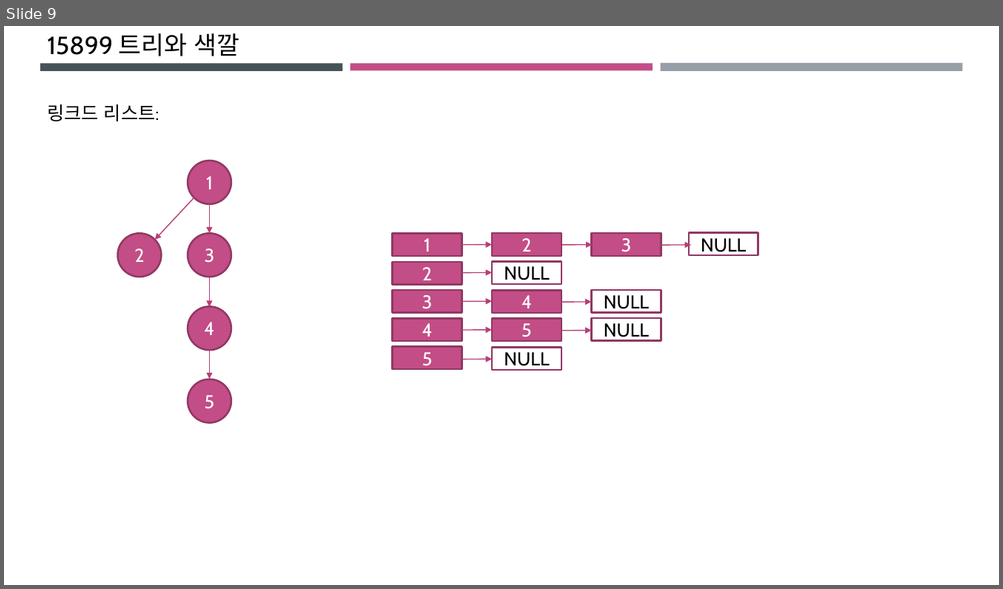
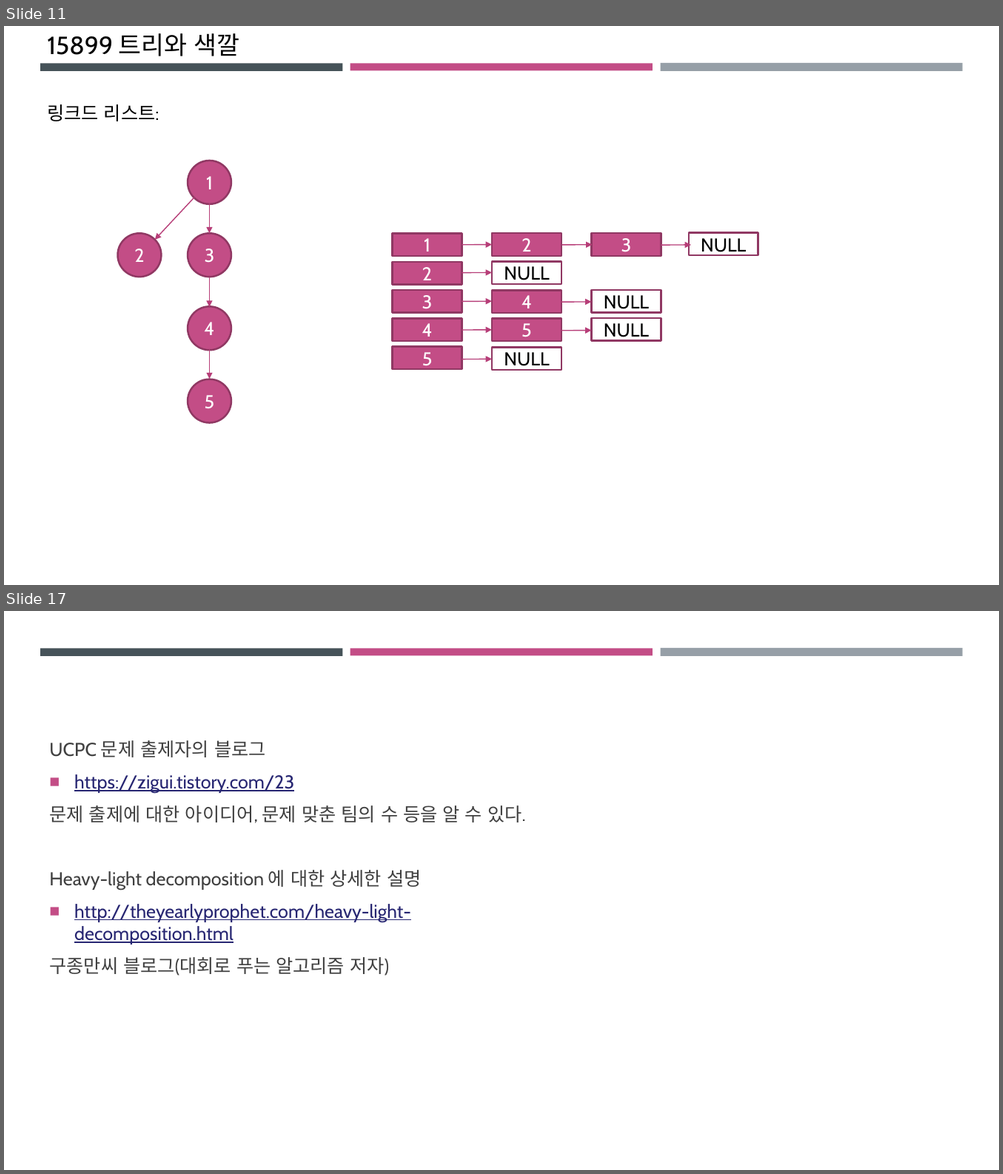
Before and after one commit to ckdgus0505/ACM, a slide deck: PPT 발표자료/UCPC_2018_예선/창현.pptx. Shown one above the other, each under a label of ours: slide 9 before the commit, slides 11 and 17 after it; the slides between them are not shown. The pictures are 1003x589 and 1003x1174 pixels, drawn with LibreOffice and Linux fonts; fonts in the diff are those of the drawing. Boxes give left, top, right and bottom in pixels: in the first picture for what was removed or moved away, otherwise in the second. Text is boxed around its words. In the diff, an @@ line names an element or a change of style, - is before the commit and + after.

```diff
--- a/PPT 발표자료/UCPC_2018_예선/창현.pptx
+++ b/PPT 발표자료/UCPC_2018_예선/창현.pptx
@@ slide 17 added at [4,611,999,1170], background #FFFFFF; not listed: 3 template elements that a slide beside it also shows @@
@@ text added at [49,741,526,976], 18 pt, text #404040 @@
+UCPC 문제 출제자의 블로그
+■ https://zigui.tistory.com/23
+문제 출제에 대한 아이디어, 문제 맞춘 팀의 수 등을 알 수 있다.
+Heavy-light decomposition 에 대한 상세한 설명
+■ http://theyearlyprophet.com/heavy-light-decomposition.html
+구종만씨 블로그(대회로 푸는 알고리즘 저자)
@@ what was slide 9 is now slide 11 @@
```
Also in this commit, not shown: 3 slides changed, 6 other slides added, 5 other files.
